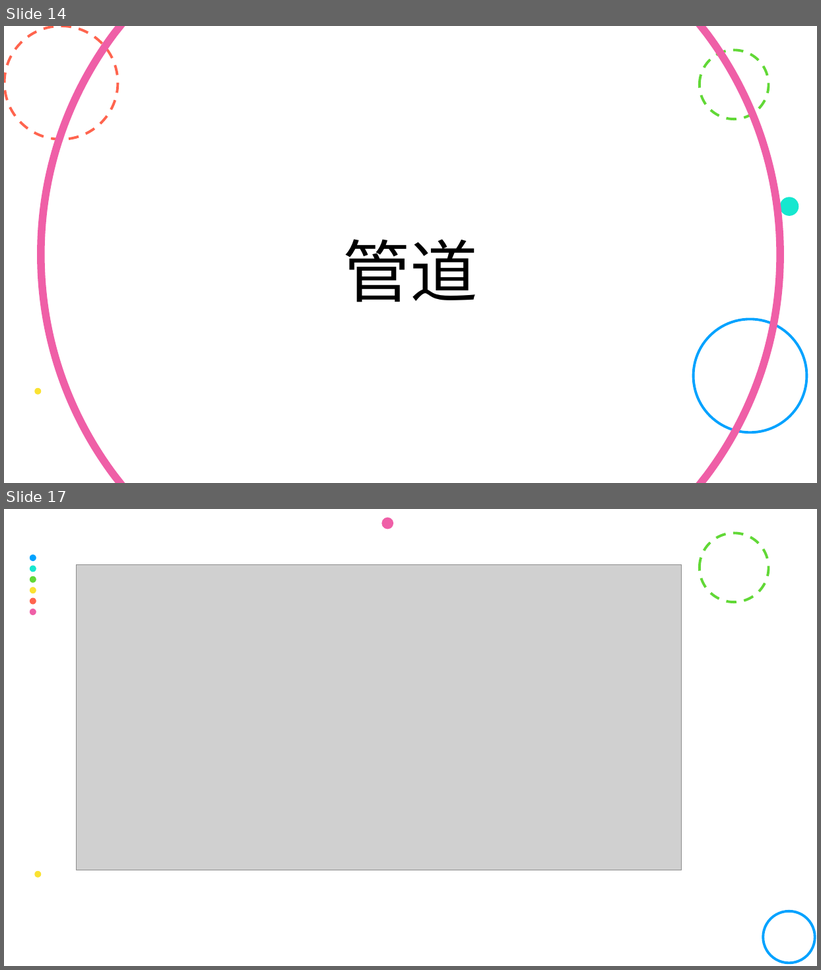
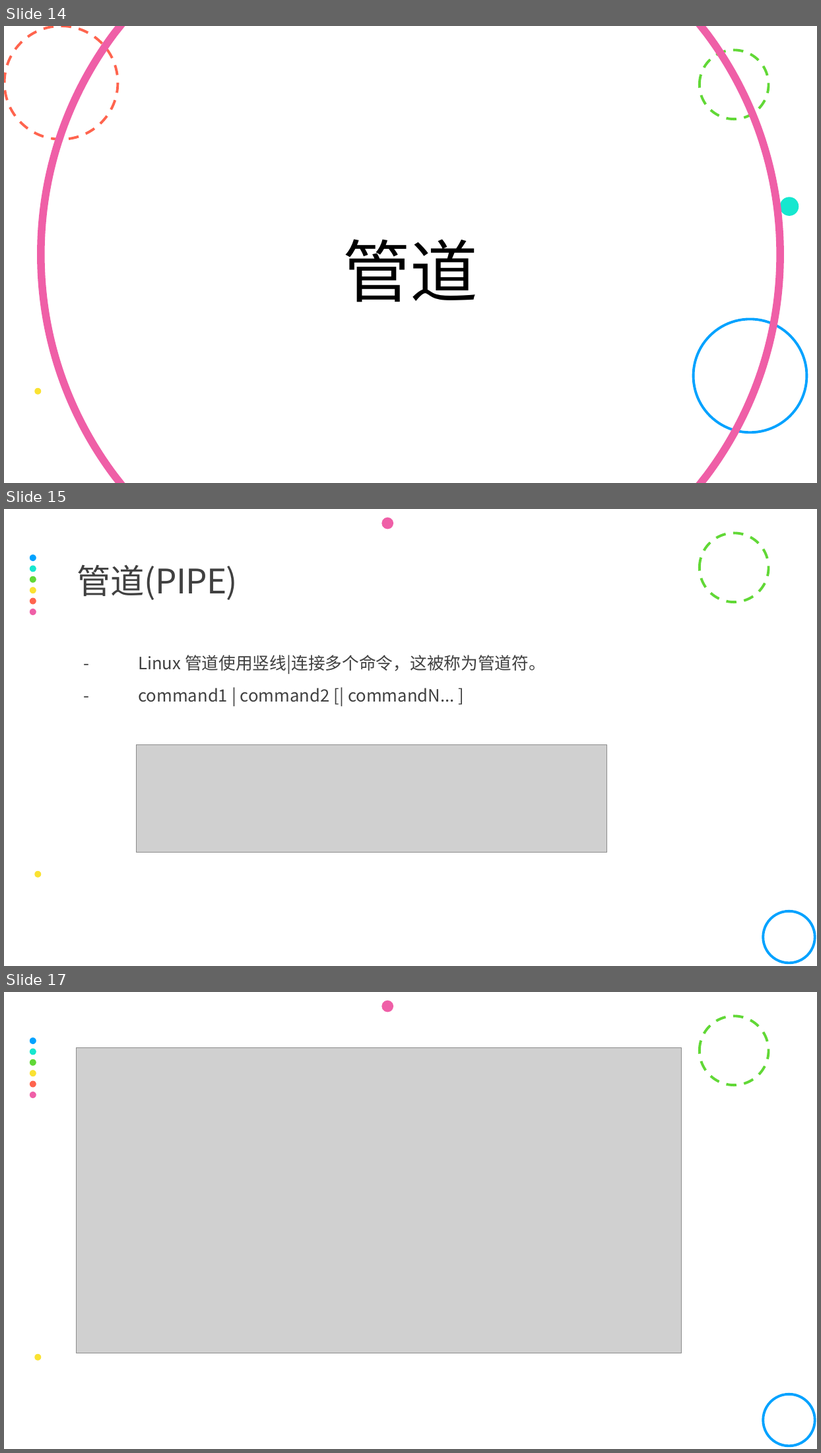
Before and after one commit to yrc123/yrcStudy, a slide deck: 服务外包/Linux使用基础.pptx. Shown one above the other, each under a label of ours: slides 14 and 17 before the commit, slides 14, 15 and 17 after it; the slides between them are not shown. The pictures are 821x970 and 821x1453 pixels, drawn with LibreOffice and Linux fonts; fonts in the diff are those of the drawing; grey boxes stand for pictures. Boxes give left, top, right and bottom in pixels: in the first picture for what was removed or moved away, otherwise in the second. Text is boxed around its words. In the diff, an @@ line names an element or a change of style, - is before the commit and + after.

```diff
--- a/服务外包/Linux使用基础.pptx
+++ b/服务外包/Linux使用基础.pptx
@@ slide 15 added at bbox=[4, 509, 817, 966], background #FFFFFF; not listed: 10 template elements that a slide beside it also shows @@
@@ title added at bbox=[77, 565, 238, 600], 40 pt, text #404040 @@
+管道(PIPE)
@@ text added at bbox=[138, 655, 546, 702], 20 pt, text #404040 @@
+  - Linux 管道使用竖线|连接多个命令，这被称为管道符。
+  - command1 | command2 [| commandN... ]
@@ picture added at bbox=[137, 745, 607, 852] @@
```
Also in this commit, not shown: 4 slides changed, 3 other slides added, 4 slides removed.
